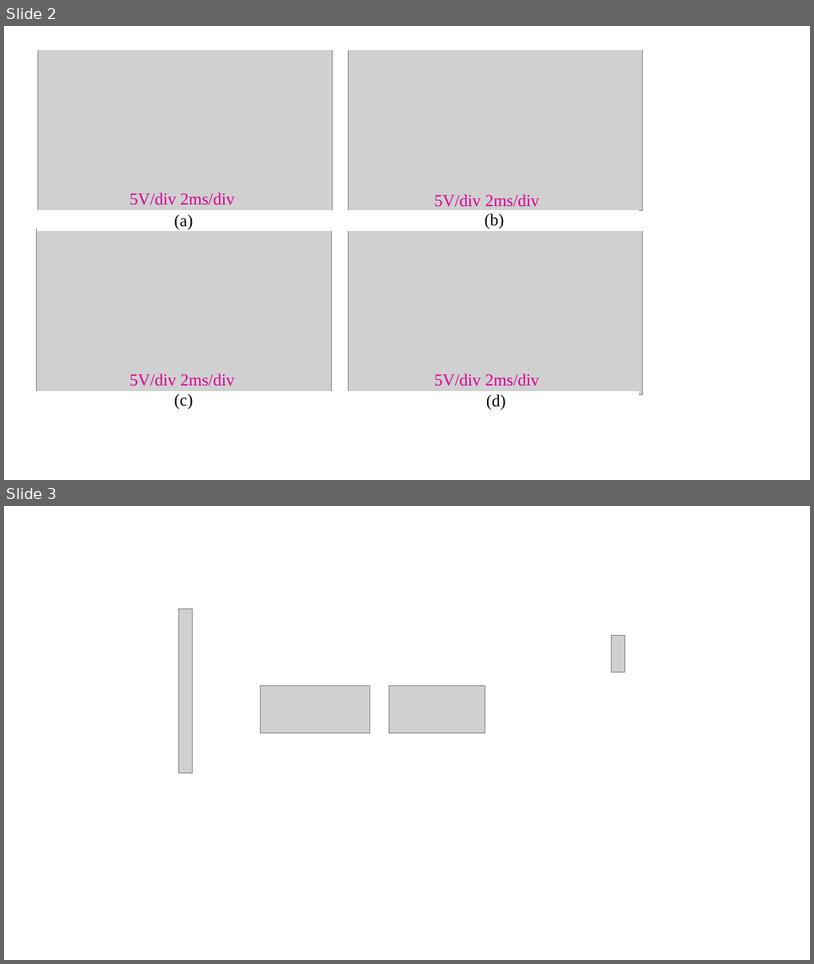
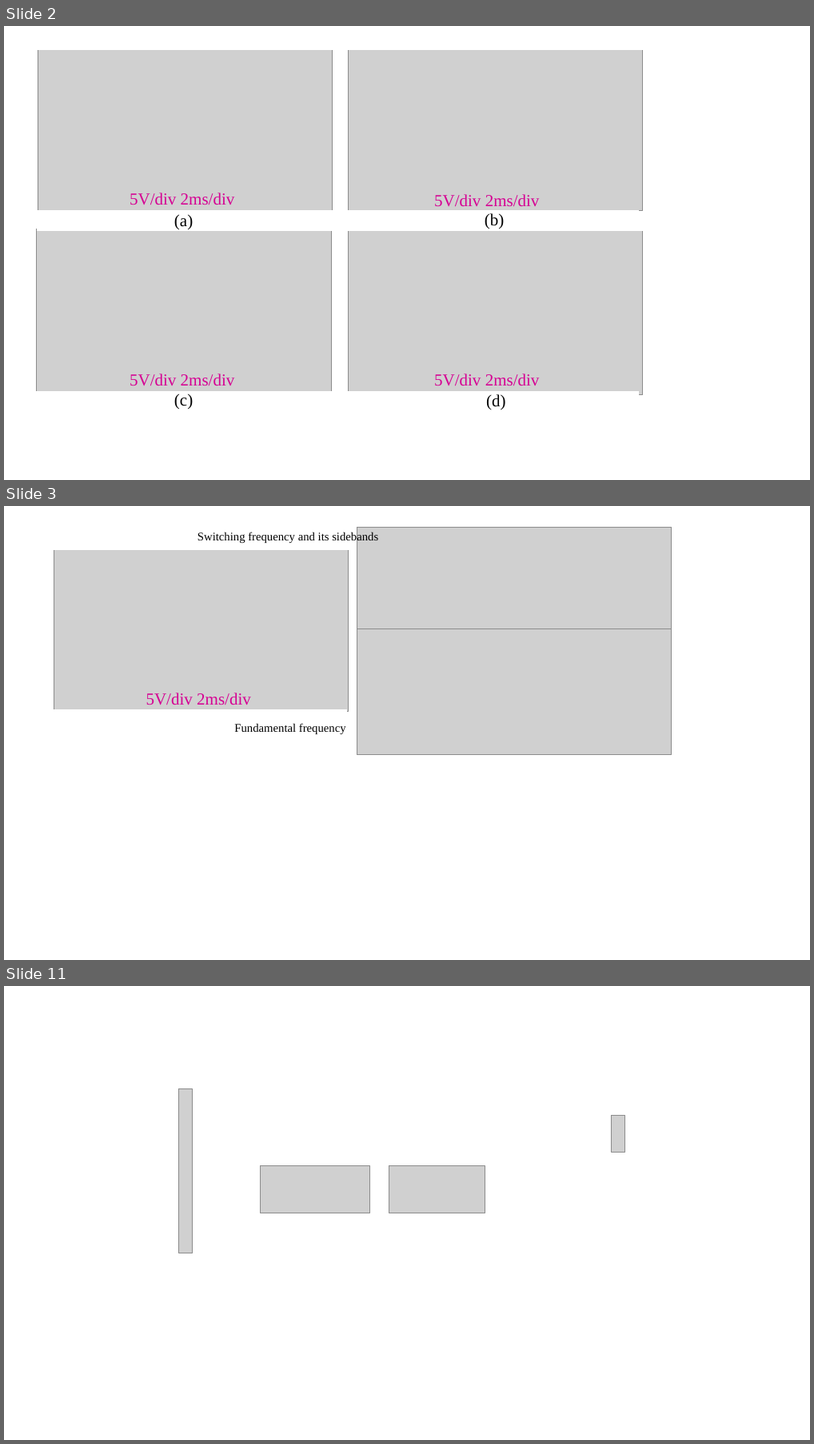
Before and after one commit to EnesAyaz/WPTMotor, a slide deck: Synhronous motor/TPEL-Journal/Experimental-Results/ExperimentalResult.pptx. Shown one above the other, each under a label of ours: slides 2 and 3 before the commit, slides 2, 3 and 11 after it; the slides between them are not shown. The pictures are 814x964 and 814x1444 pixels, drawn with LibreOffice and Linux fonts; fonts in the diff are those of the drawing; grey boxes stand for pictures. Boxes give left, top, right and bottom in pixels: in the first picture for what was removed or moved away, otherwise in the second. Text is boxed around its words. In the diff, an @@ line names an element or a change of style, - is before the commit and + after.

```diff
--- a/Synhronous motor/TPEL-Journal/Experimental-Results/ExperimentalResult.pptx
+++ b/Synhronous motor/TPEL-Journal/Experimental-Results/ExperimentalResult.pptx
@@ slide 3 added at [4,506,810,960], background #FFFFFF @@
@@ picture added at [357,527,672,629] @@
@@ text added at [198,531,378,543], 14 pt, text #000000 @@
+Switching frequency and its sidebands
@@ picture added at [357,629,672,755] @@
@@ group added at [49,543,349,715]: 2 rectangles, 1 picture, 1 text @@
+5V/div 2ms/div
@@ text added at [234,723,346,734], 14 pt, text #000000 @@
+Fundamental frequency
@@ what was slide 3 is now slide 11 @@
```
Also in this commit, not shown: 7 other slides added, 23 other files.
